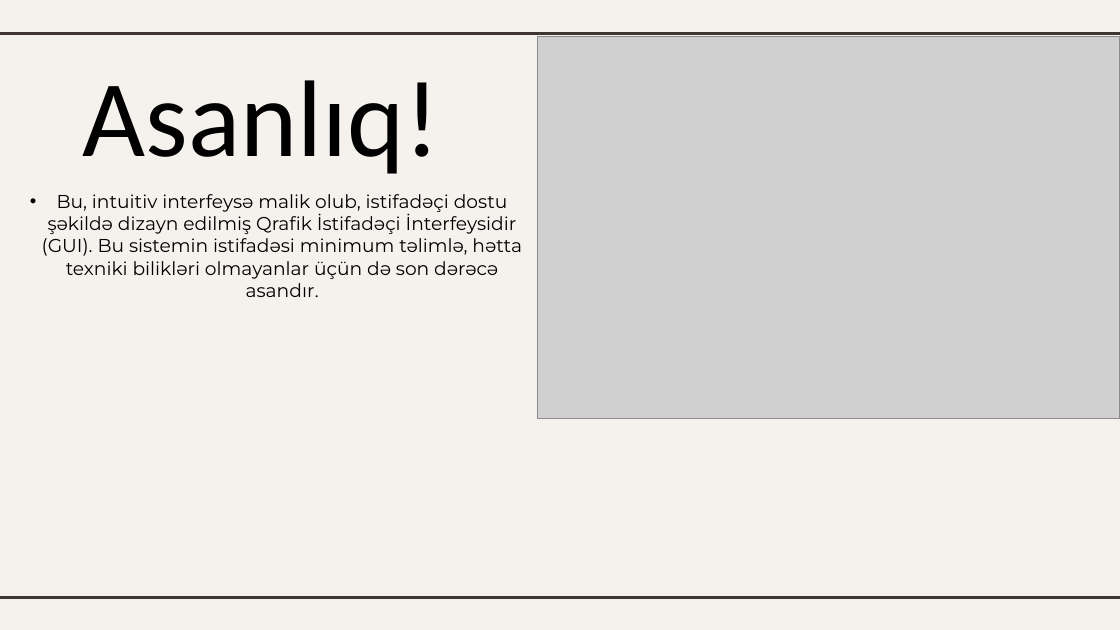
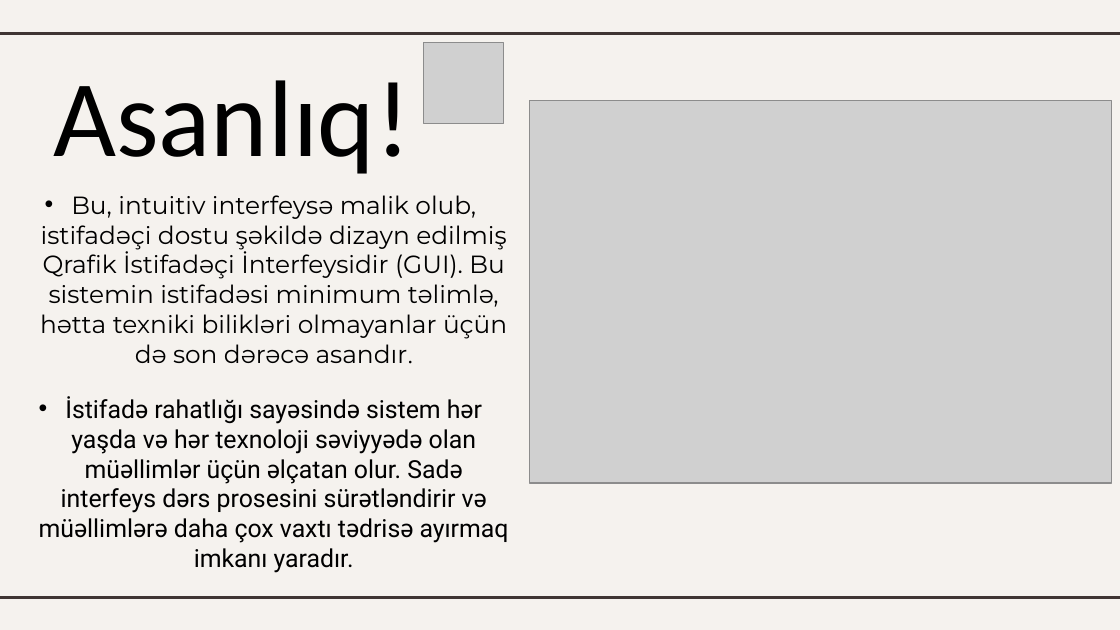
Before and after one commit to DarkinLordz/SmartAttendance, a slide deck: slide 4 of docs/SmartAttendance.pptx. Drawn at 1120x630 pixels with LibreOffice and Linux fonts; fonts in the diff are those of the drawing; grey boxes stand for pictures. Boxes give left, top, right and bottom in pixels: in the first picture for what was removed or moved away, otherwise in the second. Text is boxed around its words. In the diff, an @@ line names an element or a change of style, - is before the commit and + after.

```diff
--- a/docs/SmartAttendance.pptx
+++ b/docs/SmartAttendance.pptx
@@ title "Asanlıq!": place and size @@
-title "Asanlıq!" at [83,80,440,174]
+title "Asanlıq!" at [53,80,410,174]
@@ picture added at [423,43,504,123] @@
@@ picture: place and size @@
-picture at [538,36,1120,419]
+picture at [530,101,1112,484]
@@ subtitle "Bu, intuitiv interfeysə malik olub, ..." at [40,195,507,363]: size 12 to 16 pt; size 11 to 14 pt in "asandır." @@
@@ text added at [39,396,509,573], 16 pt, text none @@
+• İstifadə rahatlığı sayəsində sistem hər yaşda və hər texnoloji səviyyədə olan müəllimlər üçün əlçatan olur. Sadə interfeys dərs prosesini sürətləndirir və müəllimlərə daha çox vaxtı tədrisə ayırmaq imkanı yaradır.
```
Also in this commit, not shown: 4 other slides changed, 1 slide added.
